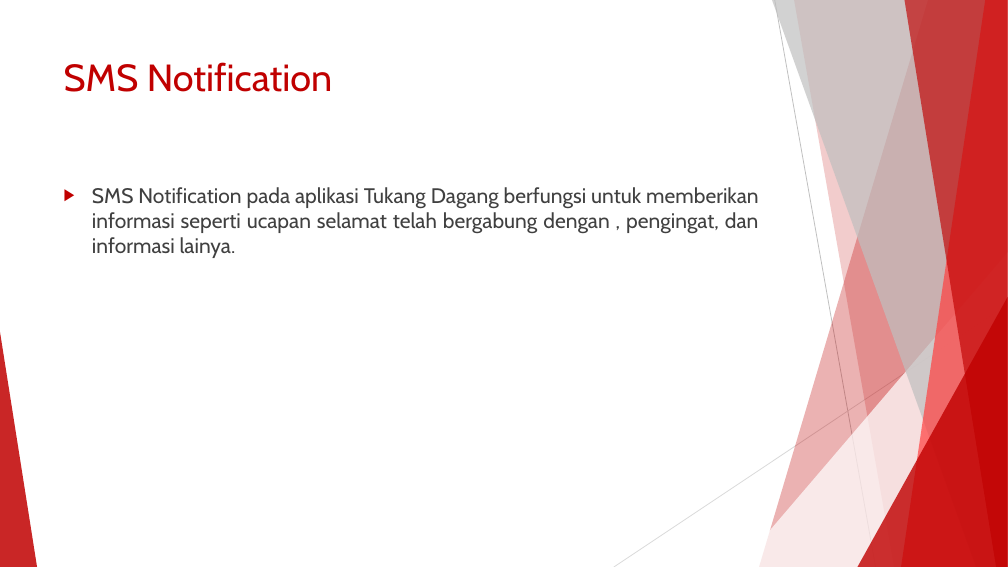
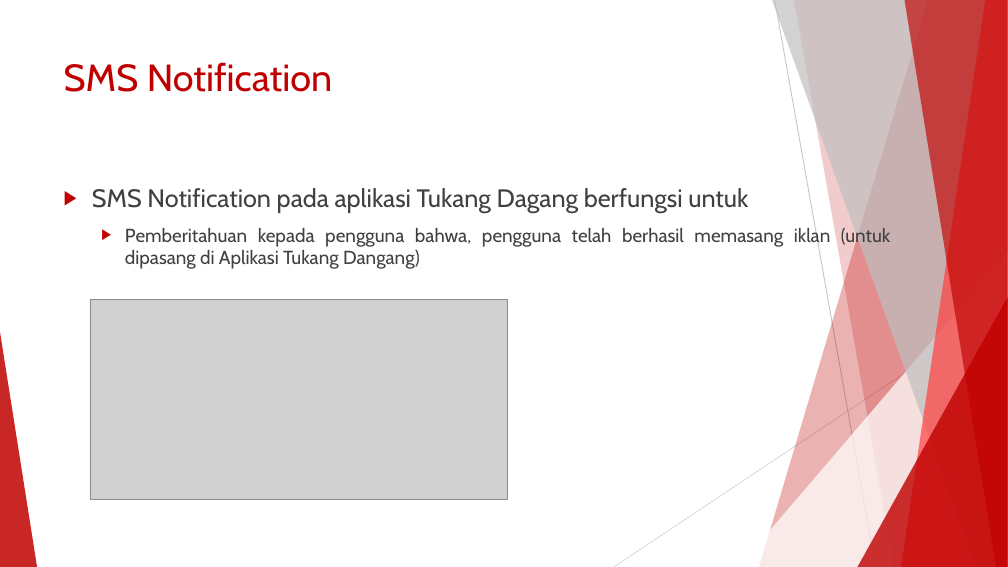
Before and after one commit to trysetyoutomo/tukang-dagang, a slide deck: slide 21 of presentation,video, & proposal/TUKANG DAGANG.pptx (slide 19 before the commit). Drawn at 1008x567 pixels with LibreOffice and Linux fonts; fonts in the diff are those of the drawing; grey boxes stand for pictures. Boxes give left, top, right and bottom in pixels: in the first picture for what was removed or moved away, otherwise in the second. Text is boxed around its words. In the diff, an @@ line names an element or a change of style, - is before the commit and + after.

```diff
--- a/presentation,video, & proposal/TUKANG DAGANG.pptx
+++ b/presentation,video, & proposal/TUKANG DAGANG.pptx
@@ text at [92, 188, 890, 269]: text changed; size 20 to 18 pt @@
-▶ SMS Notification pada aplikasi Tukang Dagang berfungsi untuk memberikan informasi seperti ucapan selamat telah bergabung dengan , pengingat, dan informasi lainya.
+▶ SMS Notification pada aplikasi Tukang Dagang berfungsi untuk
+  ▶ Pemberitahuan kepada pengguna bahwa, pengguna telah berhasil memasang iklan (untuk dipasang di Aplikasi Tukang Dangang)
@@ picture added at [90, 299, 507, 499] @@
```
Also in this commit, not shown: 2 other slides changed, 2 slides added, 3 other files.
